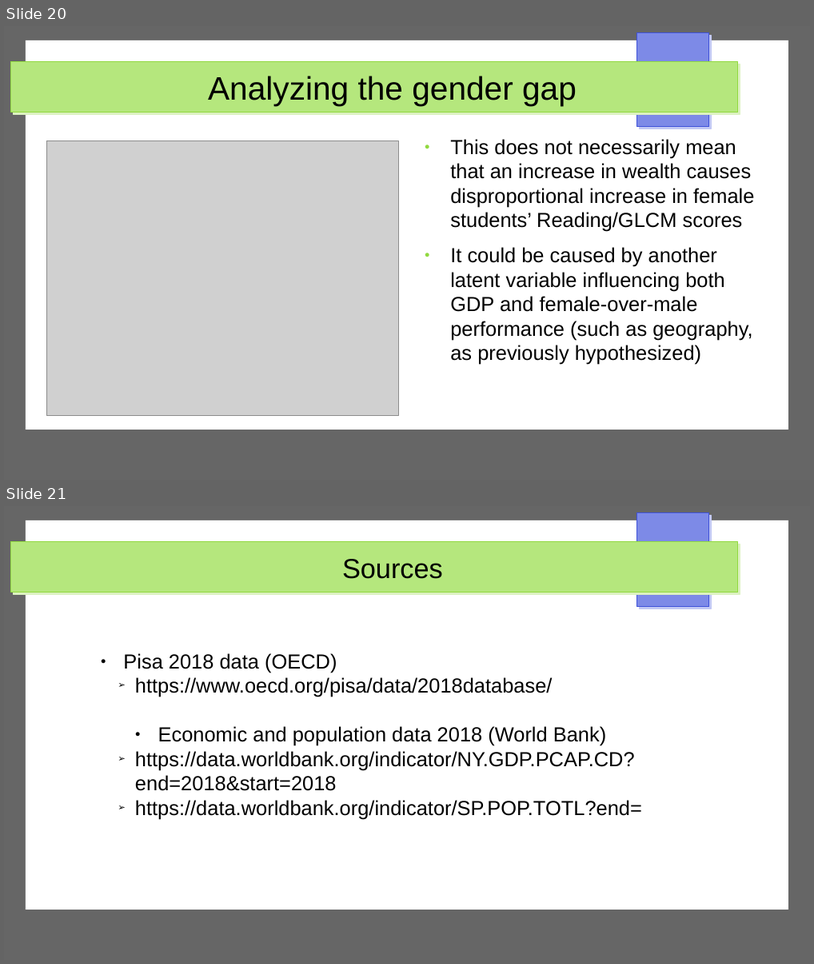
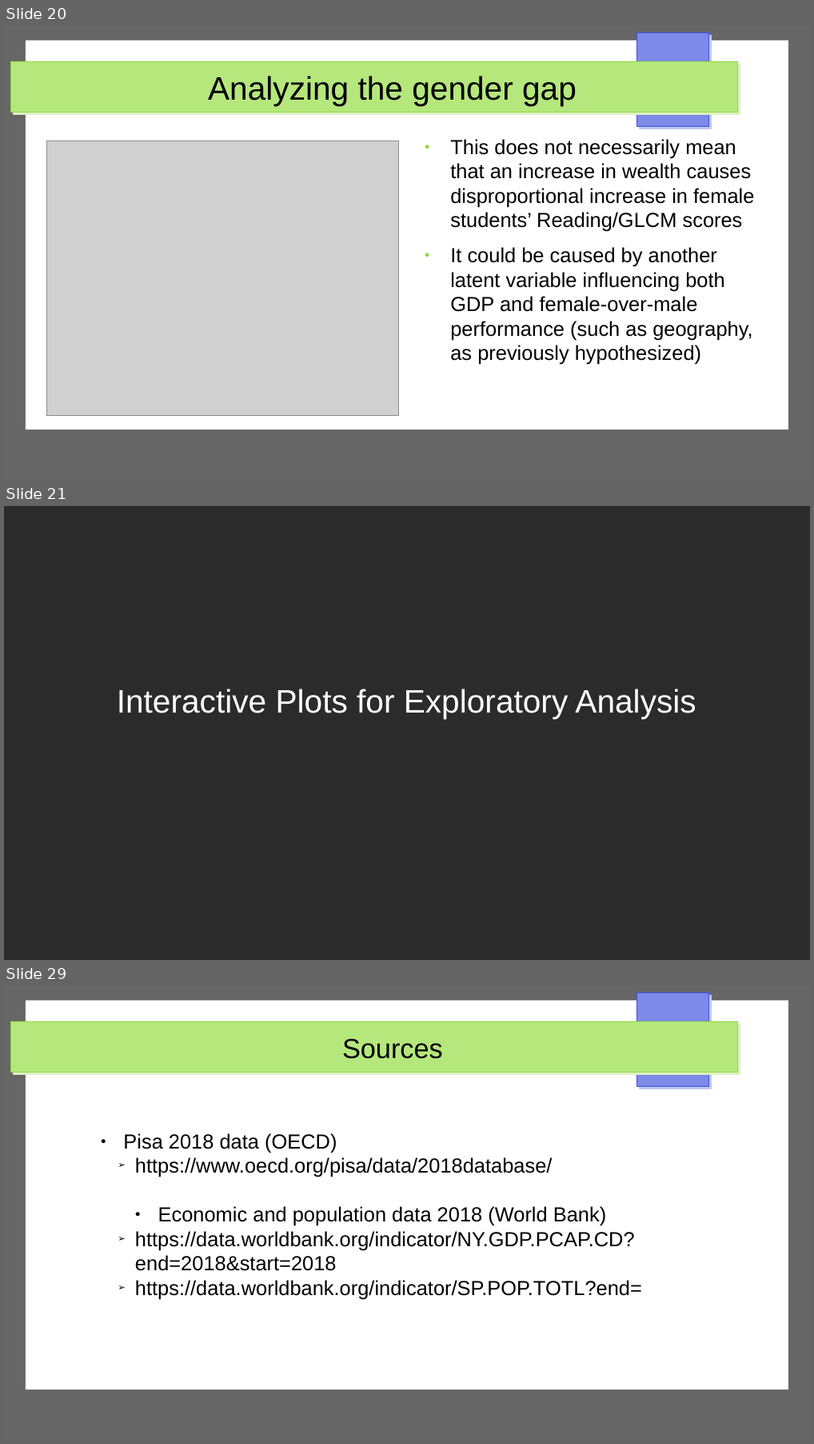
Before and after one commit to dimits-ts/visualization-assignments, a slide deck: presentation-static.odp. Shown one above the other, each under a label of ours: slides 20 and 21 before the commit, slides 20, 21 and 29 after it; the slides between them are not shown. The pictures are 814x964 and 814x1444 pixels, drawn with LibreOffice and Linux fonts; fonts in the diff are those of the drawing; grey boxes stand for pictures; background and template pictures are left out; a plain dark background stands for a picture behind light text. Boxes give left, top, right and bottom in pixels: in the first picture for what was removed or moved away, otherwise in the second. Text is boxed around its words. In the diff, an @@ line names an element or a change of style, - is before the commit and + after.

Commit message:
add interactive plots to presentation

```diff
--- a/presentation-static.odp
+++ b/presentation-static.odp
@@ slide 21 added at [4,506,810,960], background picture (left out) @@
@@ subtitle added at [117,688,696,718], 32 pt, text #FFFFFF @@
+Interactive Plots for Exploratory Analysis
@@ what was slide 21 is now slide 29 @@
```
Also in this commit, not shown: 7 other slides added.
